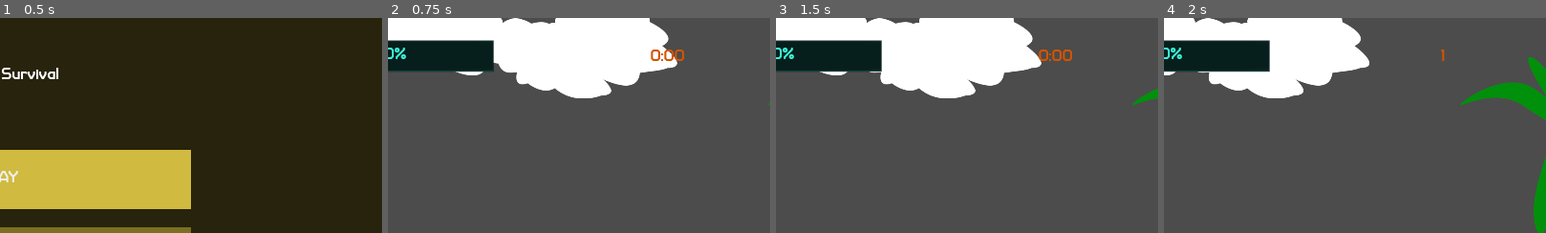
Above: before the commit, frames 1-4 (left to right).
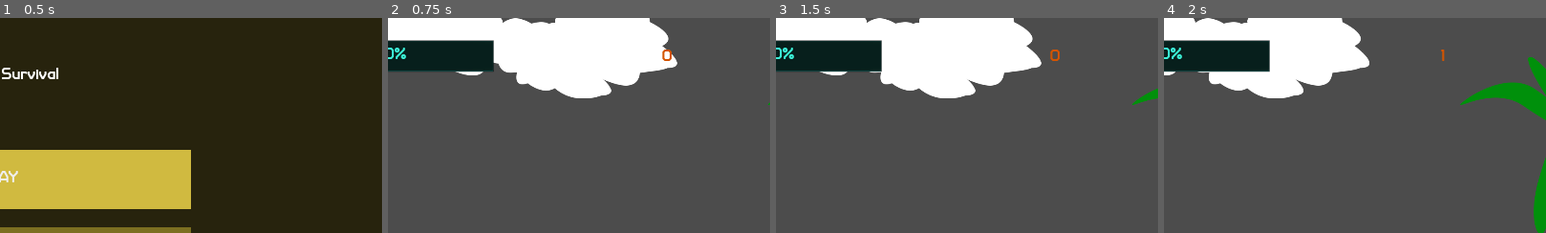
Above: after the commit, the same moments.

Repository: AlixBarreaux/coconut-survival
Game: Godot game, scene res://GUI/Main Menu/MainMenu.tscn
Two runs of this game, one before a commit and one after it. Both use one fixed random seed, a clock stepped at 60 frames per second and the inputs below. Sound files missing from this copy of the repository are replaced by a short silence.
Inputs:
- Up to frame 1 (0.5 s): no input
- Up to frame 2 (0.75 s): click "PLAY" at 0.5 s
- Up to frame 3 (1.5 s): tap Enter at 1.25 s; hold D (move_right) from 1.28 s (still down); tap Space (attack) at 1.35 s
- Up to frame 4 (2 s): keep holding D (move_right)
The pictures show only the part of the screen within x 50-100%, y 0-50%; the shares and areas given below are measured in that part.

Frame 1 is identical in both runs. In frame 2, 0.3% of the frame differs, in the area x 68-78%, y 14-20%; in frame 3, 0.3%; in frame 4, nothing differs.

Commit message:
Modify time survived value from 0:00 to 0 (like a score)

Diff:
--- a/Creatures/Player/Player.tscn
+++ b/Creatures/Player/Player.tscn
@@ -236,12 +236,9 @@
 margin_top = 80.0
 margin_right = -108.895
 margin_bottom = 121.0
-text = "0:00"
+text = "0"
 align = 1
 valign = 1
-__meta__ = {
-"_edit_use_anchors_": false
-}
 
 [node name="HealthBar" type="ProgressBar" parent="CanvasLayer/Control" index="1"]
 self_modulate = Color( 0.247059, 1, 0.894118, 1 )
--- a/Main.tscn
+++ b/Main.tscn
@@ -173,8 +173,6 @@
 
 [node name="Player" parent="World/Creatures/Players" instance=ExtResource( 2 )]
 collision_mask = 9
-wood_amount = 0
-stone_amount = 0
 
 [node name="Enemies" type="Node2D" parent="World/Creatures"]
 script = ExtResource( 8 )
